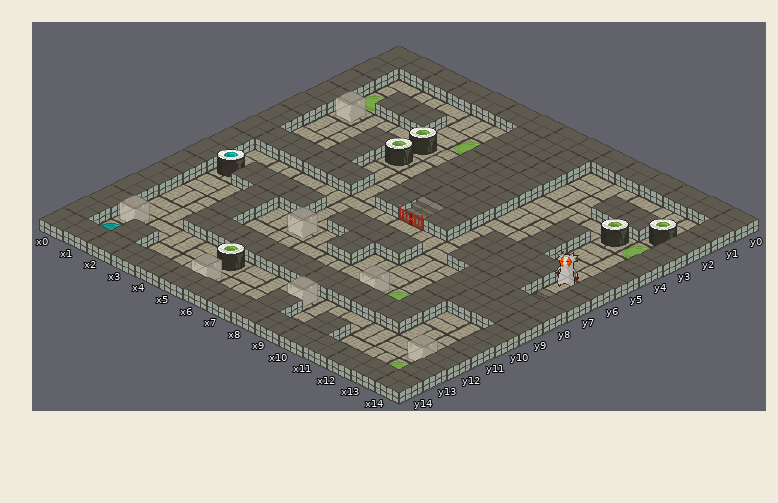
Level history. Tiled map: game/data/levels/t2/lvl03.tmx. The picture above is the old version.
Cells are 56x27 px. Isometric: x runs down to the right, y down to the left. Shown: x 0..14, y 0..14.
Now the later version:
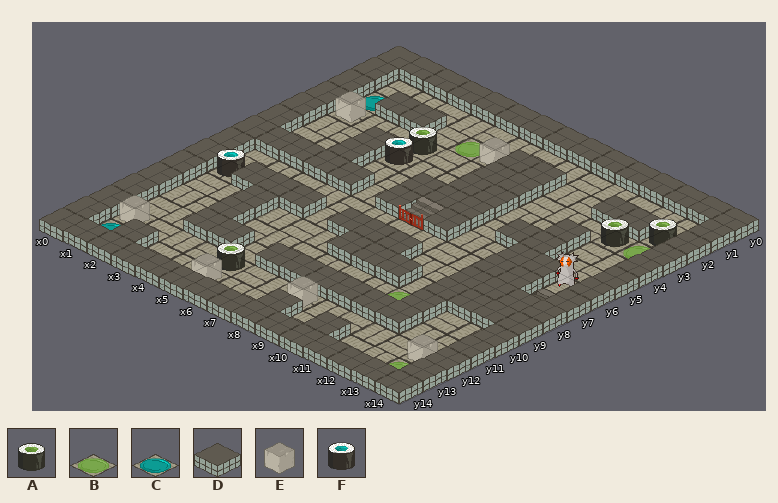
Key: from "tatami": A 3 "green_maki", B 5 "green_plate", C 15 "blue_plate", D 20 "wall", E 25 "box", F 28 "blue_maki".
_ is an empty cell, . an unchanged one.
Change:
--- layer "plate_n_ground"
@@ x 1..1 @@
- 2 B
+ 2 C
--- layer "game"
@@ x 4..10 @@
- 1 ..DDD..
- 2 ..D....
- 3 ..D....
- 4 A.D....
- 5 ......_
- 6 ......D
- 7 ......D
+ 1 ..___..
+ 2 ..E....
+ 3 .._....
+ 4 F._....
+ 5 ......D
+ 6 ......_
+ 7 ......_
@@ x 5..9 @@
- 9 E..__
-10 ....E
-11 D....
+ 9 _..DD
+10 ...._
+11 _....
Changed places in both pictures, as pixel boxes (x1, y1, x2, y2):
changed: (366, 96, 590, 184)
removed: (232, 207, 318, 264)
changed: (447, 219, 542, 271)
changed: (352, 243, 423, 293)
